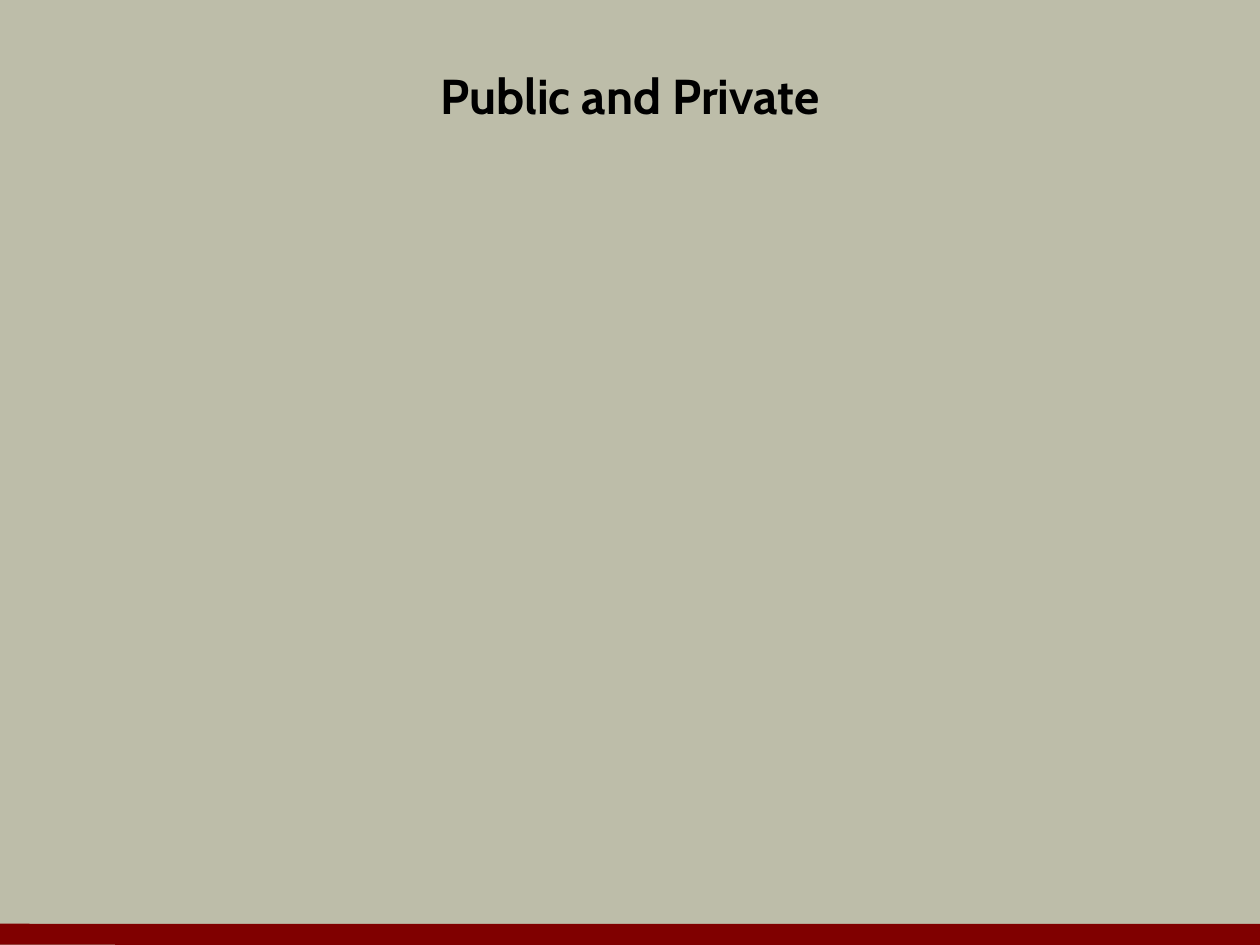
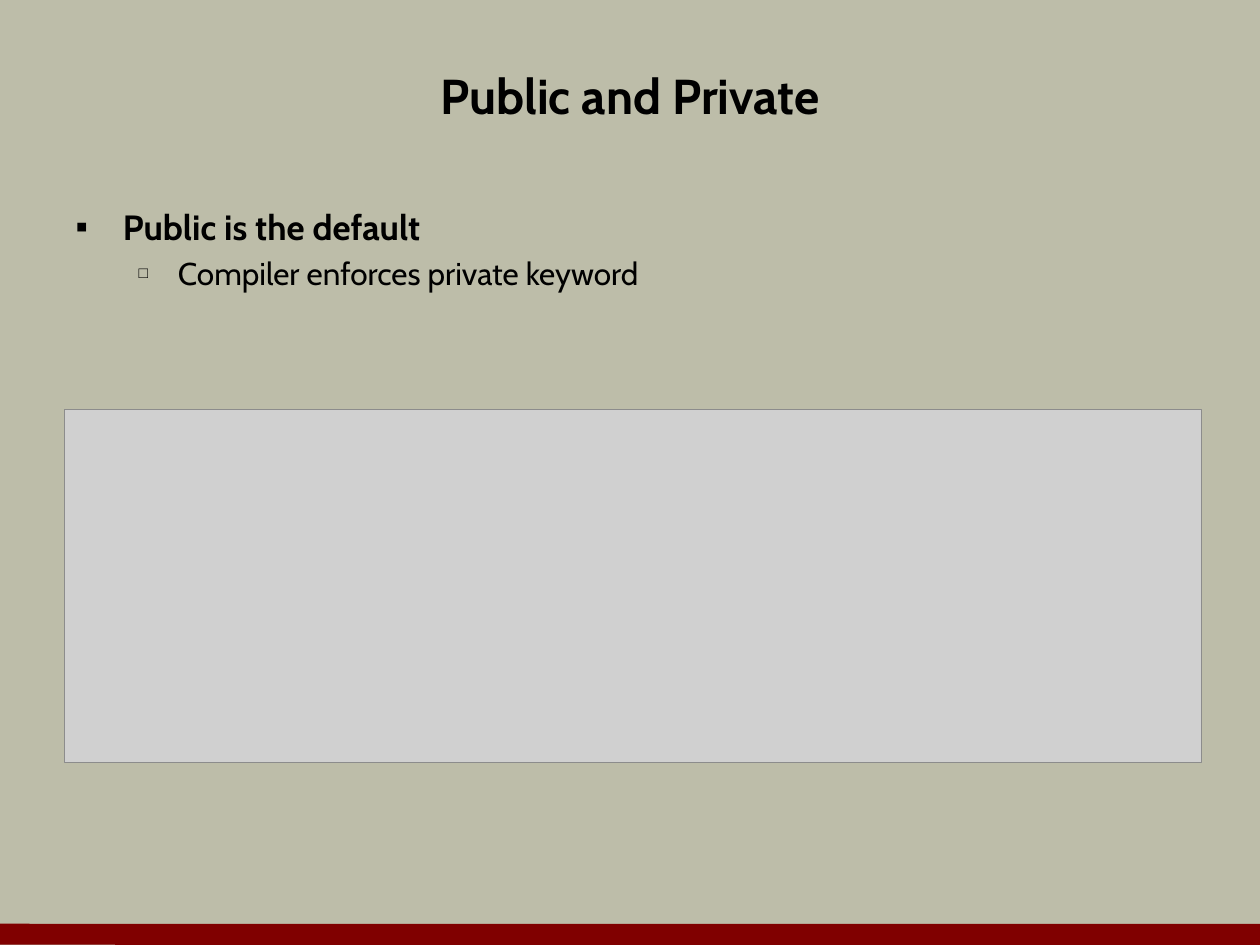
Before and after one commit to OdeToCode/classes, a slide deck: slide 45 of angular2/slides/02_Language.pptx. Drawn at 1260x945 pixels with LibreOffice and Linux fonts; fonts in the diff are those of the drawing; grey boxes stand for pictures; background and template pictures are left out. Boxes give left, top, right and bottom in pixels: in the first picture for what was removed or moved away, otherwise in the second. Text is boxed around its words. In the diff, an @@ line names an element or a change of style, - is before the commit and + after.

```diff
--- a/angular2/slides/02_Language.pptx
+++ b/angular2/slides/02_Language.pptx
@@ text added at (123,213,638,292), 18 pt, text #000000 @@
+▪ Public is the default
+  □ Compiler enforces private keyword
@@ picture added at (64,410,1201,762) @@
```
Also in this commit, not shown: 1 other slide changed, 5 slides added, 6 slides removed, 2 other files.
